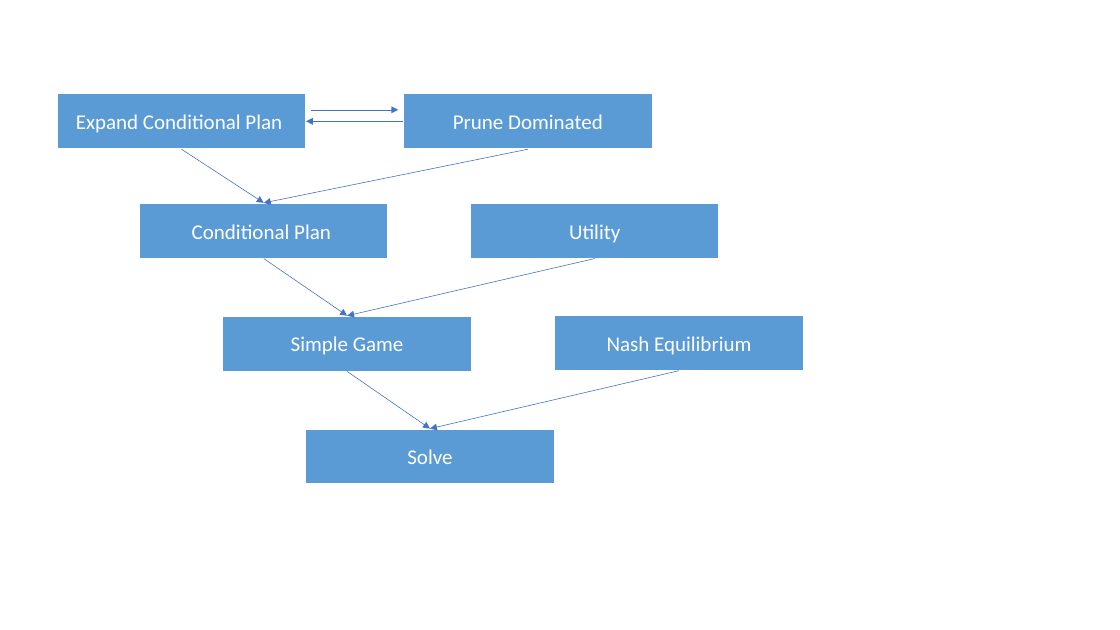
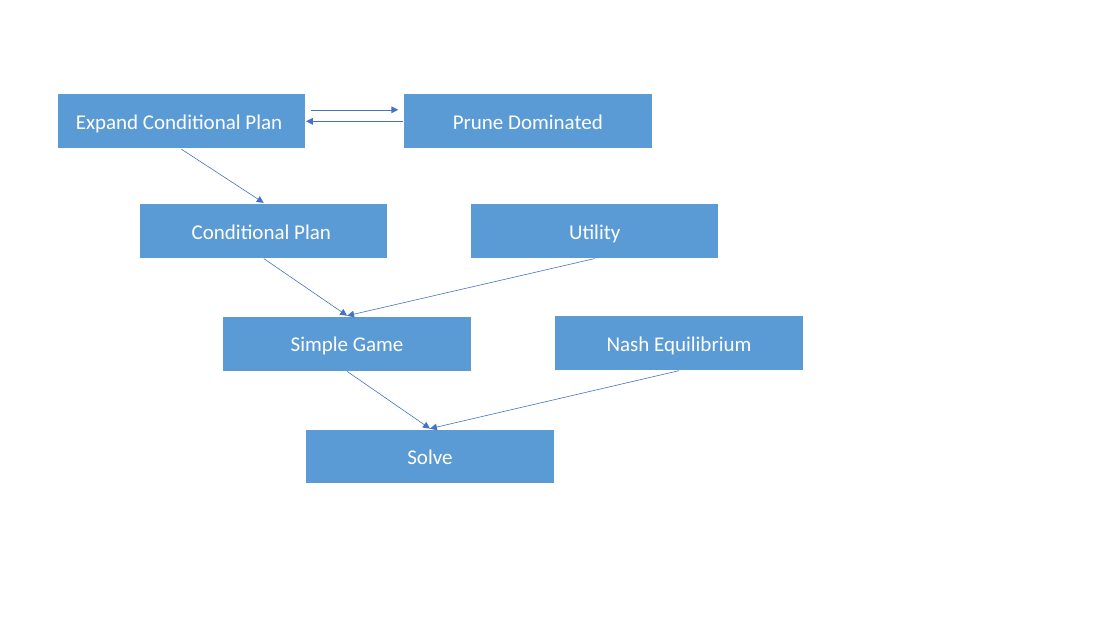
Before and after one commit to hachihao792001/ProjectAIJulia, a slide deck: slide 3 of docs/multicaregiver_cryingbaby/hinh ve.pptx. Drawn at 1120x630 pixels with LibreOffice and Linux fonts; fonts in the diff are those of the drawing. Boxes give left, top, right and bottom in pixels: in the first picture for what was removed or moved away, otherwise in the second. Text is boxed around its words. In the diff, an @@ line names an element or a change of style, - is before the commit and + after.

```diff
--- a/docs/multicaregiver_cryingbaby/hinh ve.pptx
+++ b/docs/multicaregiver_cryingbaby/hinh ve.pptx
@@ arrow removed from (528, 150) to (264, 202) @@
```
Also in this commit, not shown: 6 slides added, 1 other file.
